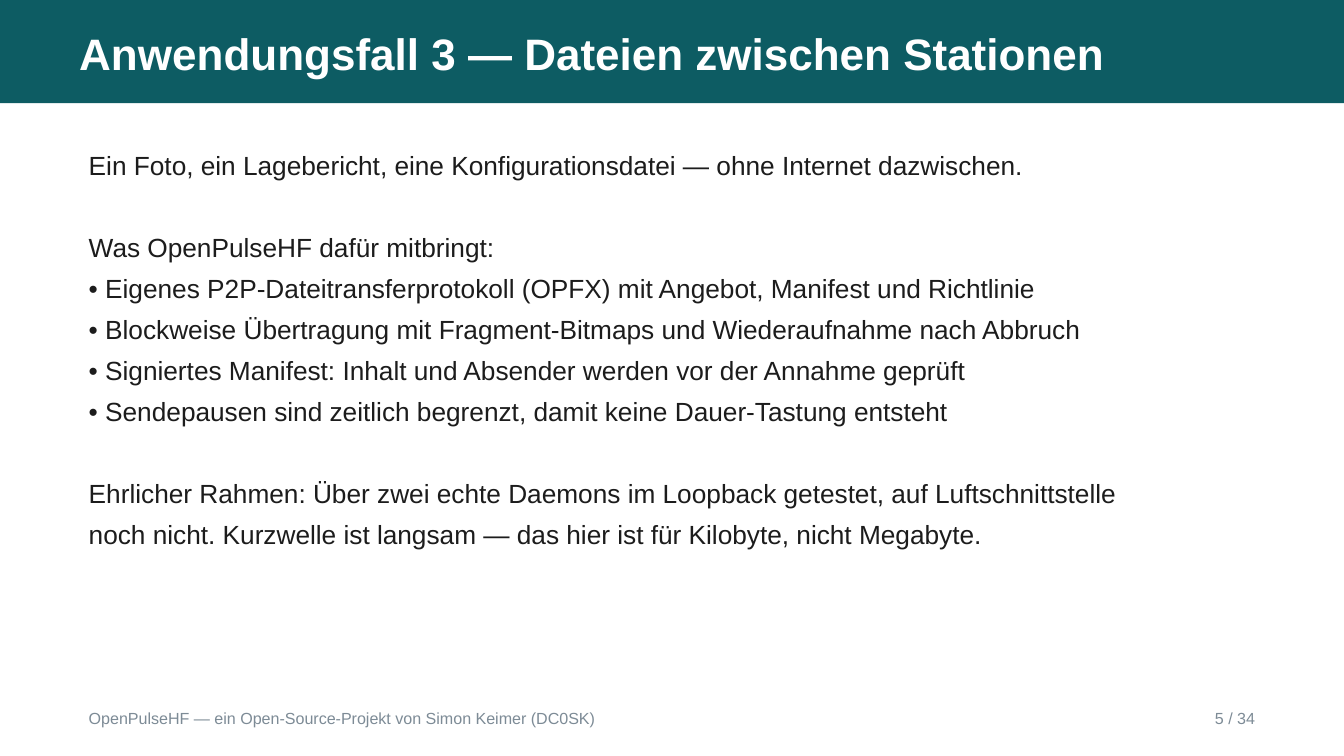
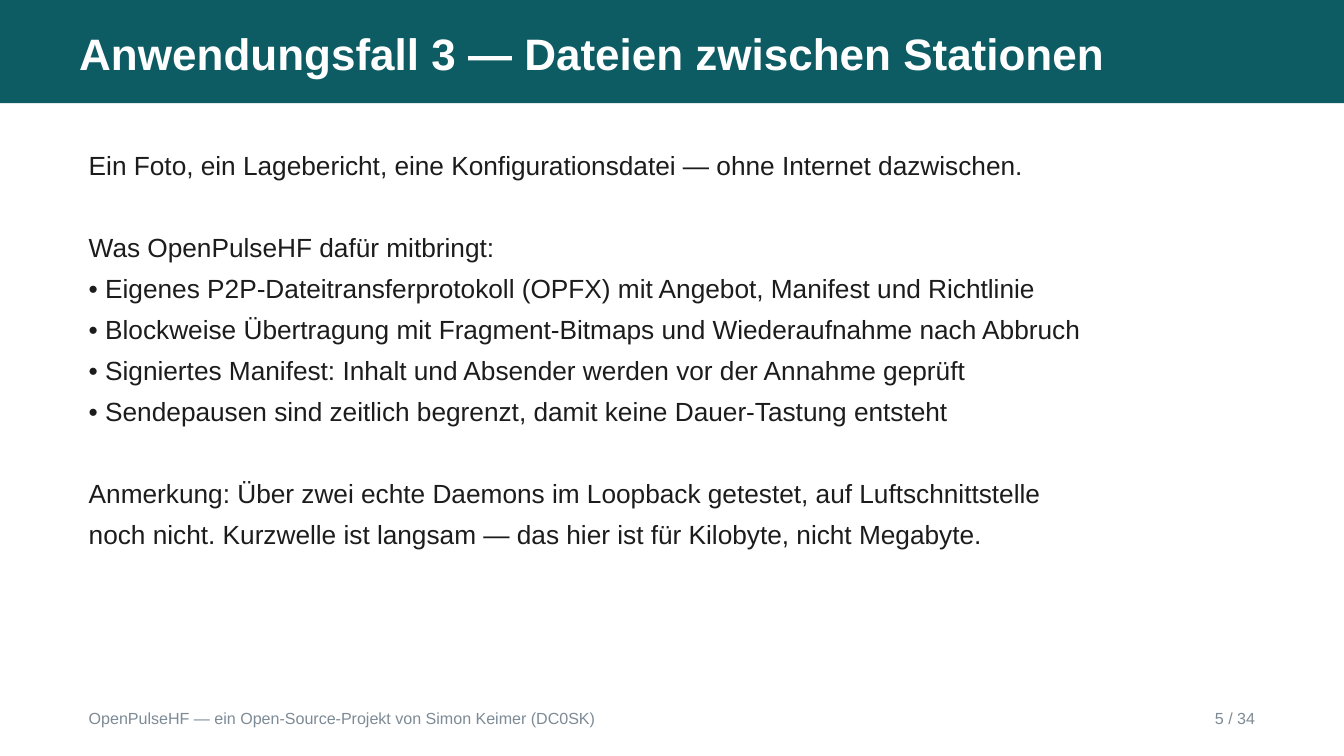
Before and after one commit to dc0sk/OpenPulseHF, a slide deck: slide 8 of docs/presentations/OpenPulseHF-Overview-DE.odp (slide 5 before the commit). Drawn at 1344x756 pixels with LibreOffice and Linux fonts; fonts in the diff are those of the drawing. Boxes give left, top, right and bottom in pixels: in the first picture for what was removed or moved away, otherwise in the second. Text is boxed around its words. In the diff, an @@ line names an element or a change of style, - is before the commit and + after.

```diff
--- a/docs/presentations/OpenPulseHF-Overview-DE.odp
+++ b/docs/presentations/OpenPulseHF-Overview-DE.odp
@@ text at bbox=[89, 481, 1040, 508]: text changed @@
-Ehrlicher Rahmen: Über zwei echte Daemons im Loopback getestet, auf Luftschnittstelle
+Anmerkung: Über zwei echte Daemons im Loopback getestet, auf Luftschnittstelle
```
Also in this commit, not shown: 5 other slides changed, 3 slides added, 1 other file.
